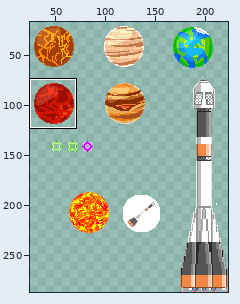
Sprite sheet -- i.png. The picture above shows the old version from afar; the outline marks the close-up.
Close-up. Old version:
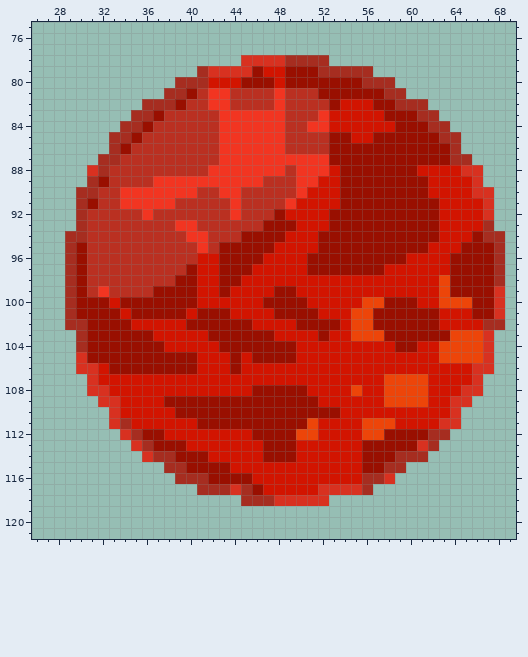
The file is 241x298 pixels. Colours within 5 levels of each other are drawn and written as one. Shown: x 26..69, y 75..121. The old version is drawn lined up with the new one, on the new canvas. The wide view leaves out empty margins. The commit also changed other parts of the picture, which this record leaves out.
And afterwards:
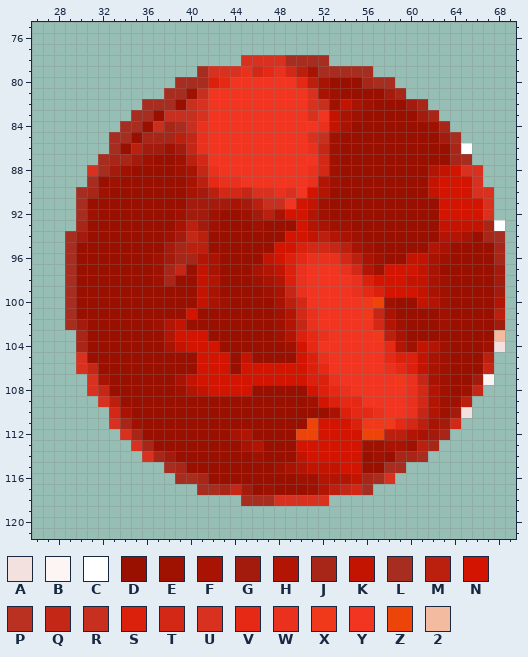
Palette (. is transparent): A #f3e1df  B #fdf5f4  C #ffffff  D #990f00  E #9f1202  F #a91303  G #a31b0d  H #b31504  J #a72618  K #c31301  L #a62d20  M #bb1f0e  N #d21400  P #ba3021  Q #c52716  R #c72f1f  S #db200c  T #d32815  U #d83120  V #e62915  W #e9311d  X #f0391a  Y #f23521  Z #ed4509  2 #f3bba0
Change:
canvas 241x298 -> 223x287 (the part of the old canvas that was cut away was empty and is not shown)
Changed rows in their new state; - is an unchanged pixel.
first column x 30:
 79 ---------------WTVWTMF-----------------
 80 ------------SVYYYYYYVMF---J------------
 81 ----------ER--YYYY-YYUFE----GJ---------
 82 ----------RU--YYYY-YYUREKFE--DGJ-------
 83 --------RRRUY------YYU-KFEDD---GJ------
 84 -------RJLRWY------YY-WKFDDDD---EJ-----
 85 ------JJJMQWY------YYURE-DD------G-----
 86 -----MGGEGQWY------YYWQE----------JC---
 87 ---JJGEDDEMTY---------TE----------J----
 88 ---GEDDDDEFQW------Y-WTE-------DHK-----
 89 ---EDDDDDDFMVWW--YYY-WHE--------K------
 90 -JEDDDDDDDFGMTTQUUWU--HD--------K------
 91 --DDDDDDDDGGGGFGMRR--KED---------------
 92 -EDDDDDDDEGGEDDEGMF--HE----------------
 93 JDDDDDDDDFMGEDDDE----HFEE--------KKKKJC
 94 GDDDDDDDEGQMDDD------KMHFE-------HHF-J-
 95 -DDDDDDDGJMMD-------STTQMFE-----HFD---J
 96 -DDDDDDEGJJHF----K-SVWWWTMFE--KKFE----J
 97 -DDDDDDEJQ-KF---FHKSWYYYWTHE---KFD----G
 98 -DDDDDDEJ--KH--DEFHSWYYYYWS---KKFE----G
 99 -DDDDDD----KF-DDDEFQWYYYYWVS---KFE----G
100 ---D-------KFEDDD-FMTYYYYYX-E--KHEDD--H
101 ----D---------DDDDEHTWYYYYXQF----EDD--M
102 G----DDEHK------DDEHQWYYYYYTHE---EDDDDG
103 J------DH---------EHSVWYYYYXMF----DDDD2
104 J-------FK---------E-VYYYYYYVHEKHEDDDEA
105 ---------------K-----SWYYYYYVSSKFEDDDM-
106 -QD------------------SVYYYYYWVSKFEDDDQ-
107 --FDDDDDDFK----------SSWYYYYYXWQFEDDGB-
108 --QDDDDDDEHK----------SVWYYYYYWTHEDEQ--
109 ---MDDDD-------------E-SVVYYYYWTHEEM---
110 ---TFDDDD--------------FSVVWYYWQHEGA---
111 ----JEDDDDD--------------SXXXVTMFGT----
112 -----J--DDDDDDFH------------MMHFGJ-----
113 ------J---DDDDDFH---------EEFFEMJ------
114 -------JG---DDDDE---K------E-JJ--------
115 ---------J----DDDDEFHKKK---------------
116 -----------J----DDDDEEHHHKJ------------
117 -------------JQG-EDDDEHMQT-------------
Pixel boxes of the changes (left, top, right, bottom) in both close-ups:
changed: (76, 66, 505, 495)
